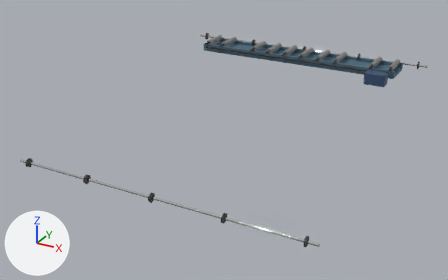
A saved change to the glTF model game/assets/models/board_line/board_landing_parts.glb.
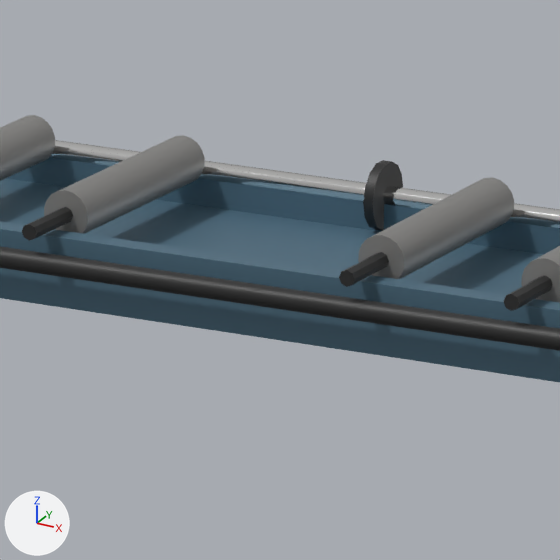
The first picture shows the older version from a camera (50 mm lens) standing at (61.03, -35.19, 6.36) and looking at (55.39, -24.94, 1.23). The close-ups show the older and then the newer version on the part from 48% to 60% of the width and 9% to 28% of the height of that picture. Only the edits that show in the close-ups are written down. Arrows for +X, +Y and +Z are at lower left; the lights stay in place. Where no turn or scale is listed for an object, it has been applied to the vertices.

In view in the first close-up: 'LT_LiftMesh', 'LT_Roll1Mesh', 'LT_Roll2Mesh', 'LT_Roll3Mesh', 'LT_Roll4Mesh', 'LT_TailMesh'.
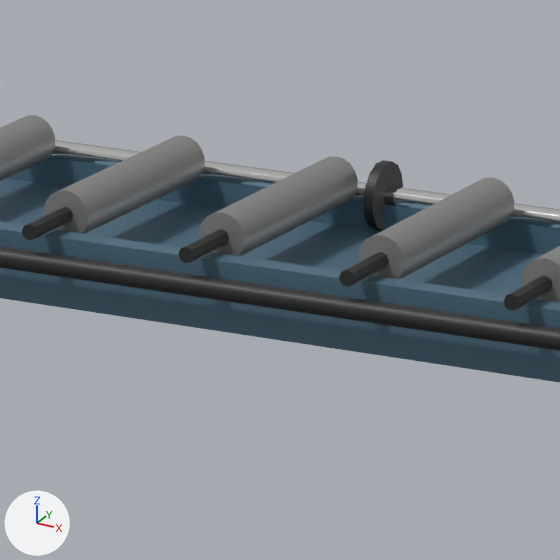
Changed parts and their boxes (x1, y1, x2, y2) in the close-ups (560 x 560 px):
'LT_Roll3Mesh', moved
    before: (339, 177, 514, 287)
    after: (179, 156, 358, 263)
'LT_Roll4Mesh', moved
    before: (504, 246, 560, 311)
    after: (339, 177, 514, 287)
'LT_Roll5Mesh', moved (not visible before)
    after: (504, 246, 560, 311)

Edits to the bpy script that builds the scene:
```text
Change ob_lt_roll3mesh:
    ob_lt_roll3mesh.location: (54.54, -21.6, 2.308) -> (54.12, -21.6, 2.308)
Change ob_lt_roll4mesh:
    ob_lt_roll4mesh.location: (54.96, -21.6, 2.308) -> (54.54, -21.6, 2.308)
Change ob_lt_roll5mesh:
    ob_lt_roll5mesh.location: (55.38, -21.6, 2.308) -> (54.96, -21.6, 2.308)
```
